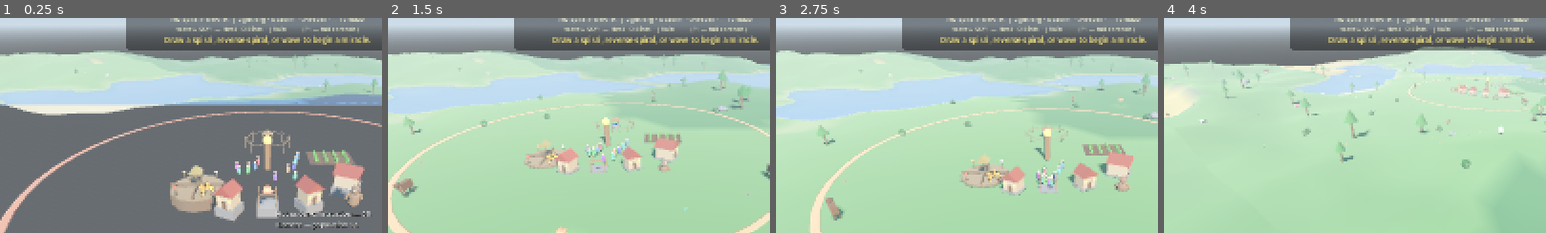
Above: before the commit, frames 1-4 (left to right).
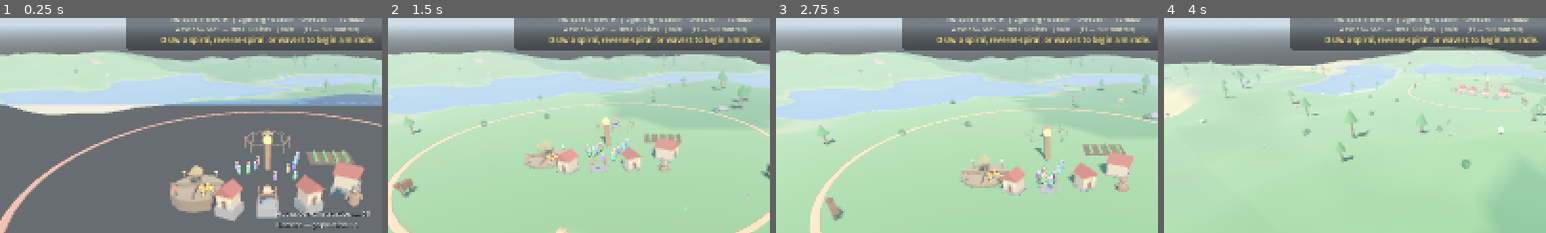
Above: after the commit, the same moments.

Repository: tjloman/tjloman
Game: Godot game, scene res://scenes/main.tscn
Two runs of this game, one before a commit and one after it. Both use one fixed random seed, a clock stepped at 60 frames per second and the inputs below.
Inputs (mouse positions are % of the whole screen's width and height, from its top left):
- Up to frame 1 (0.25 s): no input
- Up to frame 2 (1.5 s): move the mouse to (72, 45) at 0.52 s; hold Right 0.53-1.25 s; hold S (cam_back) 0.53-1.25 s; click (72, 45) at 0.67 s; drag from (30, 55) to (45, 70) at 1.27 s
- Up to frame 3 (2.75 s): move the mouse to (60, 28) at 2.02 s; hold Right from 2.03 s (still down); hold A (cam_left) from 2.03 s (still down)
- Up to frame 4 (4 s): release Right at 2.75 s; release A (cam_left) at 2.75 s; drag from (45, 70) to (20, 35) at 2.77 s; move the mouse to (80, 65) at 3.52 s; hold Left from 3.53 s (still down); hold Q (cam_rotate_left) from 3.53 s (still down)
The pictures show only the part of the screen within x 15-65%, y 8-58%; the shares and areas given below are measured in that part.

The runs differ from the first frame. In frame 1, 1.5% of the frame differs, in the area x 42-98%, y 3-13%; in frame 2, 1.5%; in frame 3, 1.5%; in frame 4, 1.5%.

Commit message:
Make the 'wave' (SKY) gesture forgiving: detect a smooth S, not just a W
The wave was only recognized when the stroke had 2+ SHARP reversals (a
>100-degree flip between adjacent points). A naturally drawn wave or S is
smooth — its curvature turns gradually, so no single step ever flips that
hard, and its signed turning cancels to ~0, dropping it through to "none".
Hence the ~5% success rate versus ~95% for the other gestures.

Now the recognizer counts curvature INFLECTIONS: it tracks how far the
stroke has been curling one way, and when it commits to curling the other
way that's an inflection. An S has one, a sine W has two-plus; a straight
line, a single arc, a circle, or a spiral have zero (and spiral/circle are
caught earlier anyway). So a lazy S now casts reliably, sharp W's still work,
and nothing else is cannibalised.

Verified by porting classify() to a script and checking every shape:
smooth-S and W -> wave; circle/vline/hline/dline/spiral unchanged; a shaky
line stays hline and a one-way C stays none (no false waves). Added a smooth
sine case to the in-engine smoke test, and updated the on-screen/gesture
help to read "wave / S".

Co-Authored-By: Claude Opus 4.8 <noreply@anthropic.com>
Claude-Session: https://claude.ai/code/session_01NqBKfyc5c6bViy6kUi2S7P

Diff:
--- a/scripts/main.gd
+++ b/scripts/main.gd
@@ -337,9 +337,16 @@
 		var a := TAU * i / 16.0
 		var rad := 20.0 + i * 3.0
 		spiral.append(Vector2(400 + cos(a) * rad, 300 + sin(a) * rad))
+	# A SMOOTH S / sine — no sharp corners at all (the case the old detector
+	# missed). Should now read as "wave" via curvature inflections.
+	var smooth_s := PackedVector2Array()
+	for i in 30:
+		var t := i / 29.0
+		smooth_s.append(Vector2(120 + t * 300.0, 300 + sin(t * TAU) * 90.0))
 	print("SMOKE TEST: gesture circle -> ", GestureRecognizer.classify(circle))
 	print("SMOKE TEST: gesture vline  -> ", GestureRecognizer.classify(vline))
 	print("SMOKE TEST: gesture hline  -> ", GestureRecognizer.classify(hline))
 	print("SMOKE TEST: gesture wave   -> ", GestureRecognizer.classify(zigzag))
+	print("SMOKE TEST: gesture wave/S -> ", GestureRecognizer.classify(smooth_s))
 	print("SMOKE TEST: gesture dline  -> ", GestureRecognizer.classify(dline))
 	print("SMOKE TEST: gesture spiral -> ", GestureRecognizer.classify(spiral))
--- a/scripts/player/divine_hand.gd
+++ b/scripts/player/divine_hand.gd
@@ -360,7 +360,7 @@
 			_menu_timer = 5.0
 			GameState.hint(miracles.menu_label(gesture) + "   (draw a selector to choose)")
 		else:
-			GameState.hint("Draw a spiral, reverse-spiral, or wave to open a miracle menu.")
+			GameState.hint("Draw a spiral, reverse-spiral, or wave/S to open a miracle menu.")
 	else:
 		miracles.select(_armed_menu, gesture)
 		_armed_menu = ""
--- a/scripts/player/gesture_recognizer.gd
+++ b/scripts/player/gesture_recognizer.gd
@@ -6,7 +6,9 @@
 ##   MENU OPENERS
 ##     "spiral"     – 1.5+ clockwise loops, open (not closed)
 ##     "rev_spiral" – 1.5+ counter-clockwise loops
-##     "wave"       – several reversals (a W / sine scribble)
+##     "wave"       – an S / sine: the stroke curves one way, then back the
+##                    other (one or more curvature inflections). Smooth OR
+##                    sharp — a lazy S counts, not just a jagged W.
 ##   SELECTORS (meaning depends on the open menu)
 ##     "circle"     – one closed loop
 ##     "vline"      – tall straight stroke
@@ -19,6 +21,10 @@
 ## confusing them.
 
 const MIN_PATH_LENGTH := 60.0  # pixels; anything shorter is a misclick
+## Radians of consistent curving before a curl "commits" to a direction.
+## ~34 degrees: enough that a wobbly straight line never registers, low
+## enough that a gently drawn S still does.
+const INFLECT_TURN := 0.6
 
 
 static func classify(points: PackedVector2Array) -> String:
@@ -33,6 +39,13 @@
 	var bbox := _bounding_box(resampled)
 	var total_turn := 0.0   # signed accumulated turning angle
 	var reversals := 0      # sharp (>100 deg) direction changes
+	# Curvature inflections: how many times the stroke stops curving one way
+	# and commits to curving the other. An S has 1, a sine W has 2+, a
+	# straight line or a single arc/circle/spiral has 0 — this is what makes
+	# a SMOOTH wave detectable, not just a jagged one.
+	var inflections := 0
+	var run_turn := 0.0     # signed turn accumulated in the current curl
+	var committed_sign := 0
 	var prev_dir := Vector2.ZERO
 	for i in range(1, resampled.size()):
 		var dir := resampled[i] - resampled[i - 1]
@@ -40,9 +53,26 @@
 			continue
 		dir = dir.normalized()
 		if prev_dir != Vector2.ZERO:
-			total_turn += prev_dir.angle_to(dir)
-			if prev_dir.angle_to(dir) != 0.0 and prev_dir.dot(dir) < -0.17:
+			var step := prev_dir.angle_to(dir)
+			total_turn += step
+			if step != 0.0 and prev_dir.dot(dir) < -0.17:
 				reversals += 1
+			# Grow the current curl if it keeps turning the same way; if it
+			# turns the other way, start a fresh curl. Once a curl exceeds the
+			# commit threshold, it "sets" a direction — a later curl setting
+			# the OPPOSITE direction is an inflection. (Near-straight steps are
+			# ignored so a straight run mid-stroke can't reset the curl.)
+			if absf(step) > 0.01:
+				if run_turn == 0.0 or (step > 0.0) == (run_turn > 0.0):
+					run_turn += step
+				else:
+					run_turn = step
+				if absf(run_turn) >= INFLECT_TURN:
+					var s := 1 if run_turn > 0.0 else -1
+					if committed_sign != 0 and s != committed_sign:
+						inflections += 1
+					committed_sign = s
+					run_turn = 0.0
 		prev_dir = dir
 
 	var closed := resampled[0].distance_to(resampled[resampled.size() - 1]) < path_len * 0.25
@@ -57,8 +87,9 @@
 	if absf(total_turn) > 4.5 and closed and aspect > 0.35 and aspect < 2.8:
 		return "circle"
 
-	# Wave: multiple hard reversals (a W / sine scribble).
-	if reversals >= 2:
+	# Wave / S: the stroke curved one way then back (an inflection), or was
+	# scribbled with hard reversals. Forgiving — a lazy S is enough.
+	if inflections >= 1 or reversals >= 2:
 		return "wave"
 
 	# Straight-ish strokes: little accumulated turning.
--- a/scripts/ui/hud.gd
+++ b/scripts/ui/hud.gd
@@ -80,14 +80,14 @@
 	var ref := Label.new()
 	ref.text = ("spiral ▸ NATURE:  O Food · | Forest · — Thicket · \\ Rain\n"
 		+ "rev-spiral ▸ WRATH:  | Lightning · O Storm · \\ Fireball · — Tornado\n"
-		+ "wave ▸ SKY:  — Heal · O Birds · | Rain          (F1 — full controls)")
+		+ "wave / S ▸ SKY:  — Heal · O Birds · | Rain      (F1 — full controls)")
 	ref.horizontal_alignment = HORIZONTAL_ALIGNMENT_CENTER
 	ref.add_theme_font_size_override("font_size", 13)
 	ref.add_theme_color_override("font_color", Color(1, 1, 0.85, 0.85))
 	vbox.add_child(ref)
 
 	_cast_label = Label.new()
-	_cast_label.text = "Draw a spiral, reverse-spiral, or wave to begin a miracle."
+	_cast_label.text = "Draw a spiral, reverse-spiral, or wave/S to begin a miracle."
 	_cast_label.horizontal_alignment = HORIZONTAL_ALIGNMENT_CENTER
 	_cast_label.add_theme_font_size_override("font_size", 16)
 	_cast_label.add_theme_color_override("font_color", Color(1, 0.92, 0.5))
@@ -226,7 +226,7 @@
                      — Forage thicket (30) · \\ Bloom/Rain (25)
   REVERSE-SPIRAL — Wrath:  | Lightning (30) · O Lightning STORM (90)
                      \\ Fireball (25) · — Tornado (110)
-  WAVE — Sky:  — Heal (15) · O Bird flock, an omen (40) · | Rain (25)
+  WAVE or S — Sky:  — Heal (15) · O Bird flock, an omen (40) · | Rain (25)
 
 The grandest miracles (storm, tornado) need a wide reservoir of prayer —
 convert more villages to hold and wield them, and your reach (belief +
